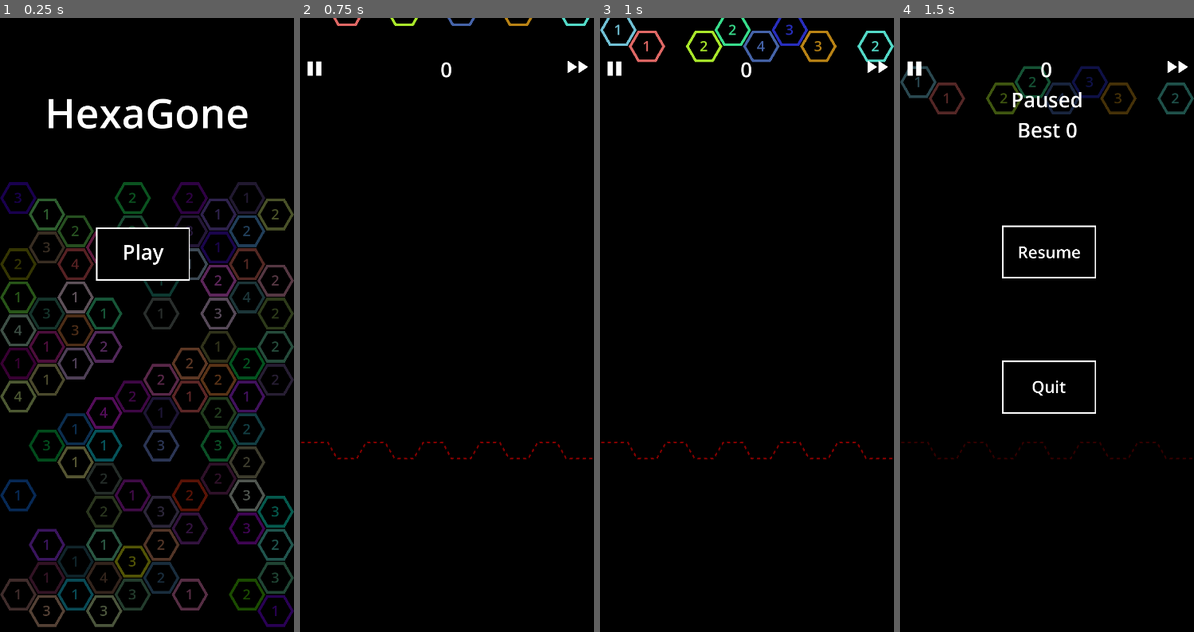
Above: before the commit, frames 1-4 (left to right).
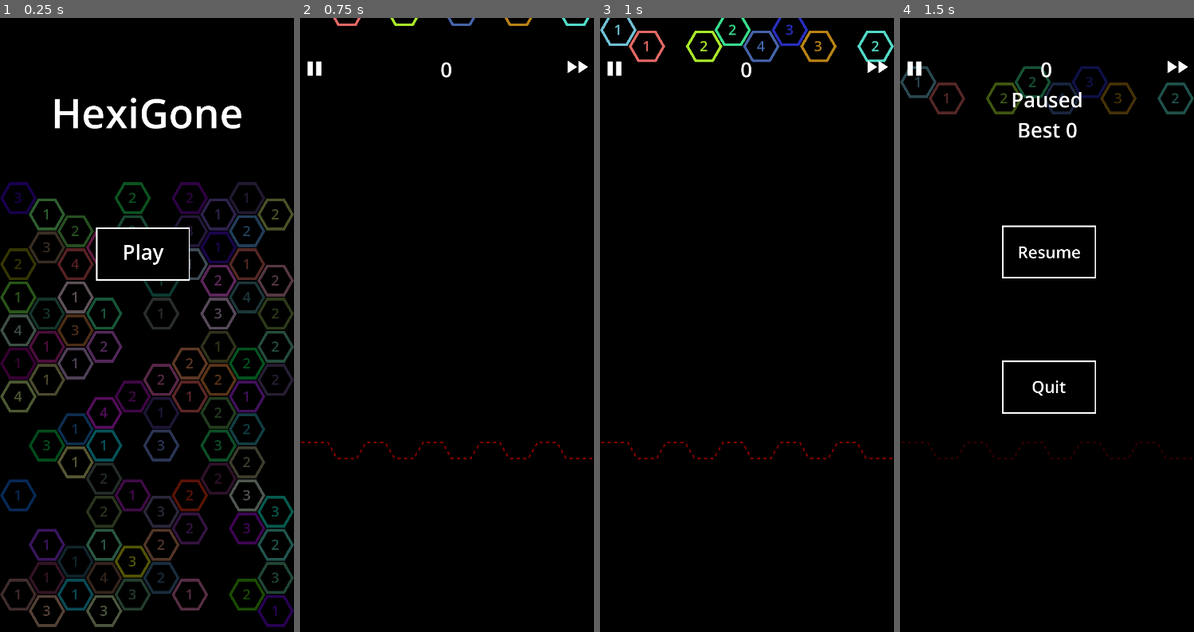
Above: after the commit, the same moments.

Repository: sdonal00/HexGame
Game: Godot game, scene res://scenes/main/main.tscn
The game is run twice, just before and just after one commit, with the same random seed, the same clock (stepped at 60 frames per second) and the same inputs.
Inputs (mouse positions are in pixels of both pictures, inside the frame that each line leads up to):
- Up to frame 1 (0.25 s): no input
- Up to frame 2 (0.75 s): click "Play" at 0.5 s
- Up to frame 3 (1 s): no input
- Up to frame 4 (1.5 s): click (914, 73) at 1.25 s

The runs differ from the first frame. In frame 1, 1.9% of the frame differs, in the area x 16-85%, y 12-19%; in frame 2, nothing differs; in frame 3, nothing differs; in frame 4, nothing differs.

Commit message:
name change

Diff:
--- a/scenes/main/main.tscn
+++ b/scenes/main/main.tscn
@@ -177,7 +177,7 @@
 offset_top = 45.0
 offset_right = 721.0
 offset_bottom = 185.0
-text = "HexaGone"
+text = "HexiGone"
 label_settings = SubResource("LabelSettings_ymwol")
 horizontal_alignment = 1
 
